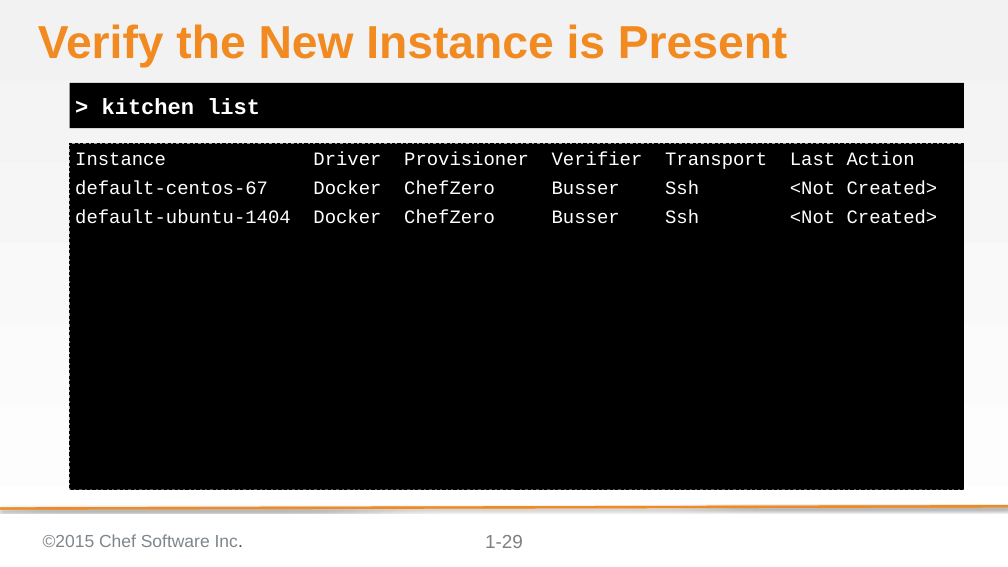
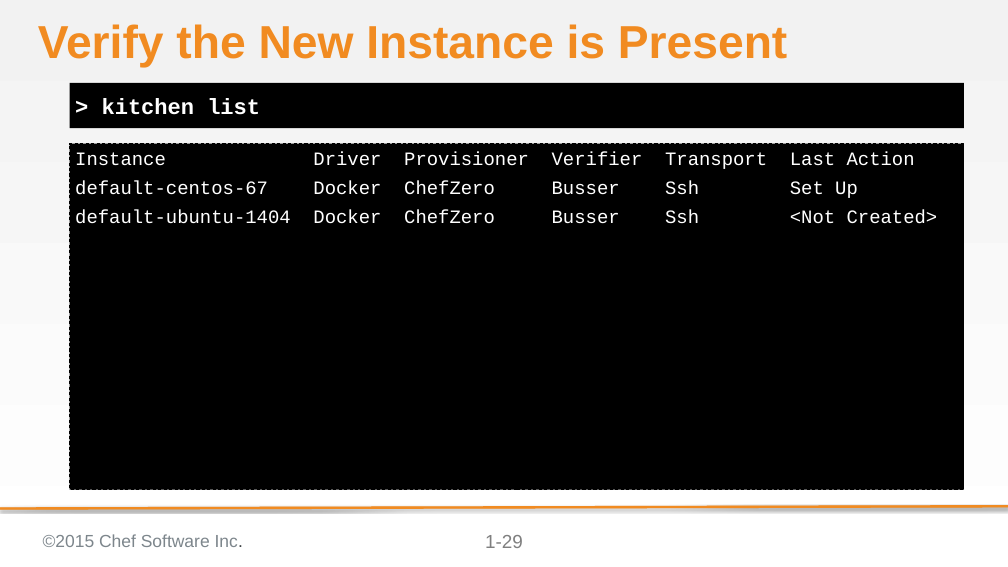
Before and after one commit to chef-training/test_driven_cookbook_development, a slide deck: slide 29 of 06-testing_while_refactoring_for_multiple_platforms.pptx. Drawn at 1008x567 pixels with LibreOffice and Linux fonts; fonts in the diff are those of the drawing; background and template pictures are left out. Boxes give left, top, right and bottom in pixels: in the first picture for what was removed or moved away, otherwise in the second. Text is boxed around its words. In the diff, an @@ line names an element or a change of style, - is before the commit and + after.

```diff
--- a/06-testing_while_refactoring_for_multiple_platforms.pptx
+++ b/06-testing_while_refactoring_for_multiple_platforms.pptx
@@ text at [75,181,858,198]: text changed @@
-default-centos-67 Docker ChefZero Busser Ssh <Not Created>
+default-centos-67 Docker ChefZero Busser Ssh Set Up
```
Also in this commit, not shown: 3 other slides changed, 6 other files.
